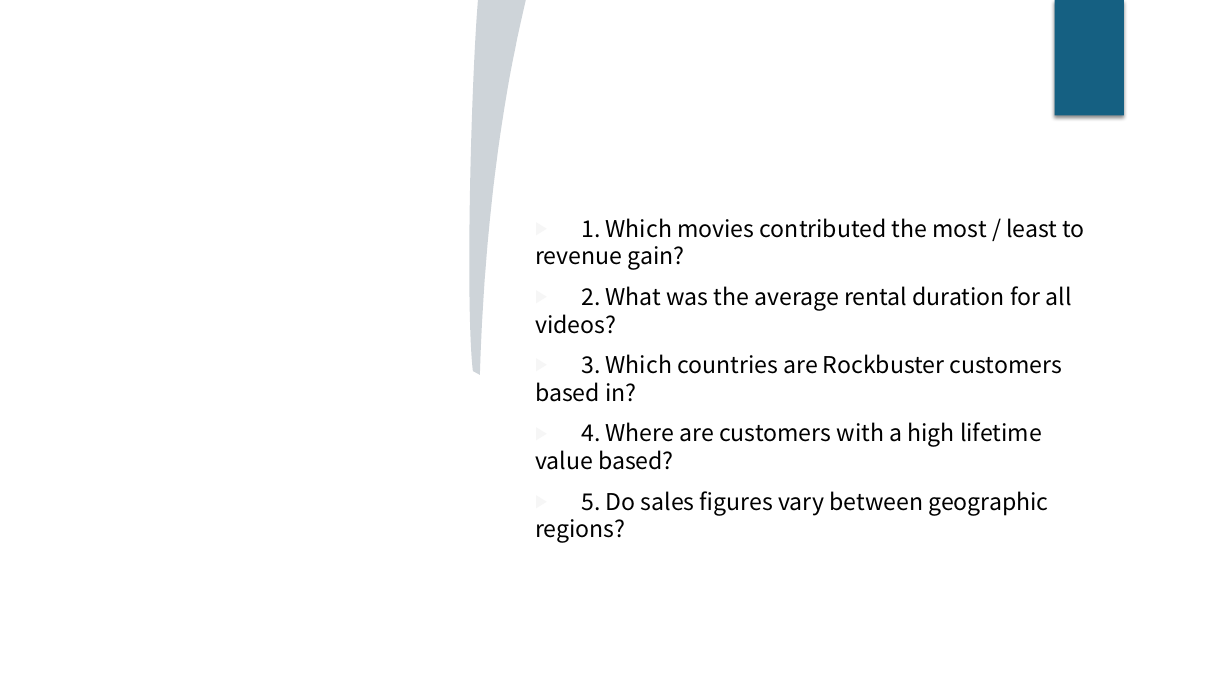
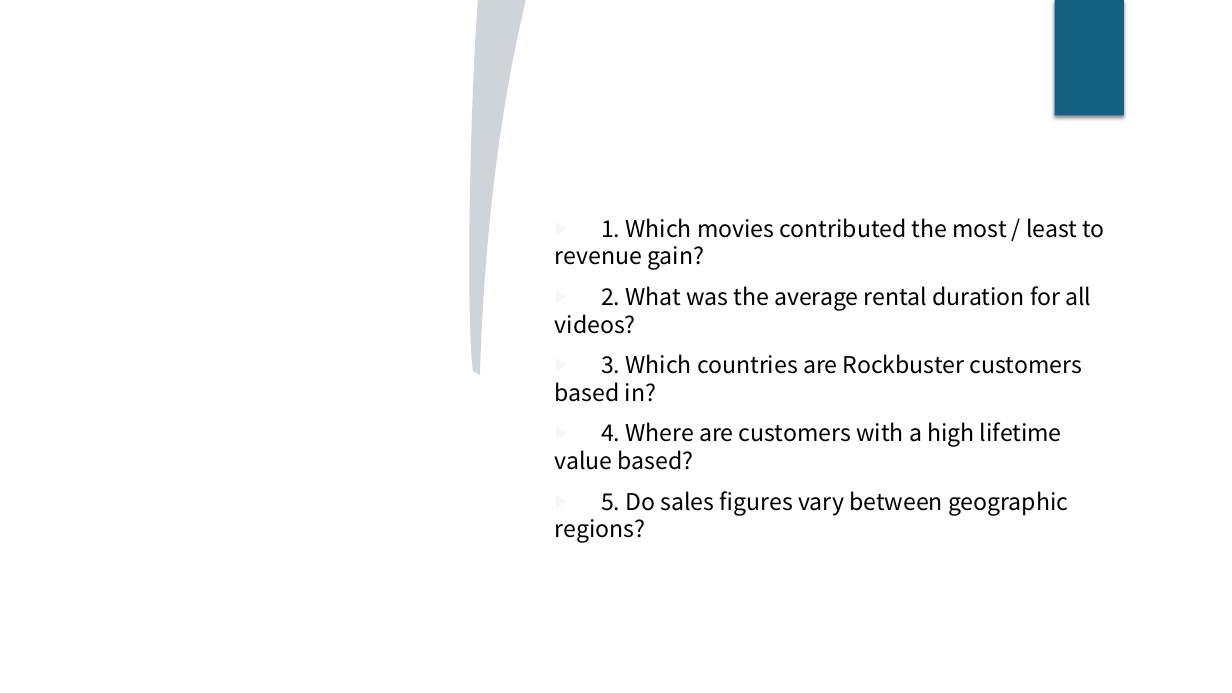
Before and after one commit to davidgriesel/03_streaming_service_database_queries, a slide deck: slide 3 of deliverables/presentation.pptx. Drawn at 1232x693 pixels with LibreOffice and Linux fonts; fonts in the diff are those of the drawing; grey boxes stand for pictures; background and template pictures are left out. Boxes give left, top, right and bottom in pixels: in the first picture for what was removed or moved away, otherwise in the second. Text is boxed around its words. In the diff, an @@ line names an element or a change of style, - is before the commit and + after.

```diff
--- a/deliverables/presentation.pptx
+++ b/deliverables/presentation.pptx
@@ text "1. Which movies contributed the ...": place and size @@
-text "1. Which movies contributed the ..." at (535, 218, 1085, 543)
+text "1. Which movies contributed the ..." at (555, 218, 1104, 543)
```
Also in this commit, not shown: 7 other slides changed, 2 slides added, 3 slides removed, 7 other files.
